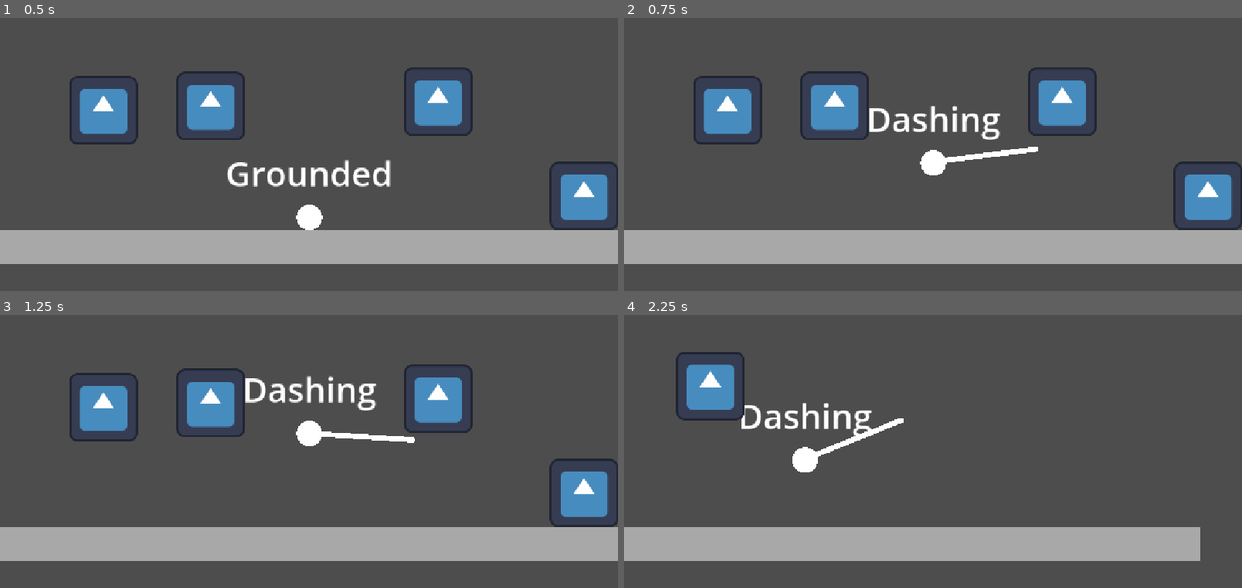
Above: before the commit, frames 1-4 (two rows, left to right).
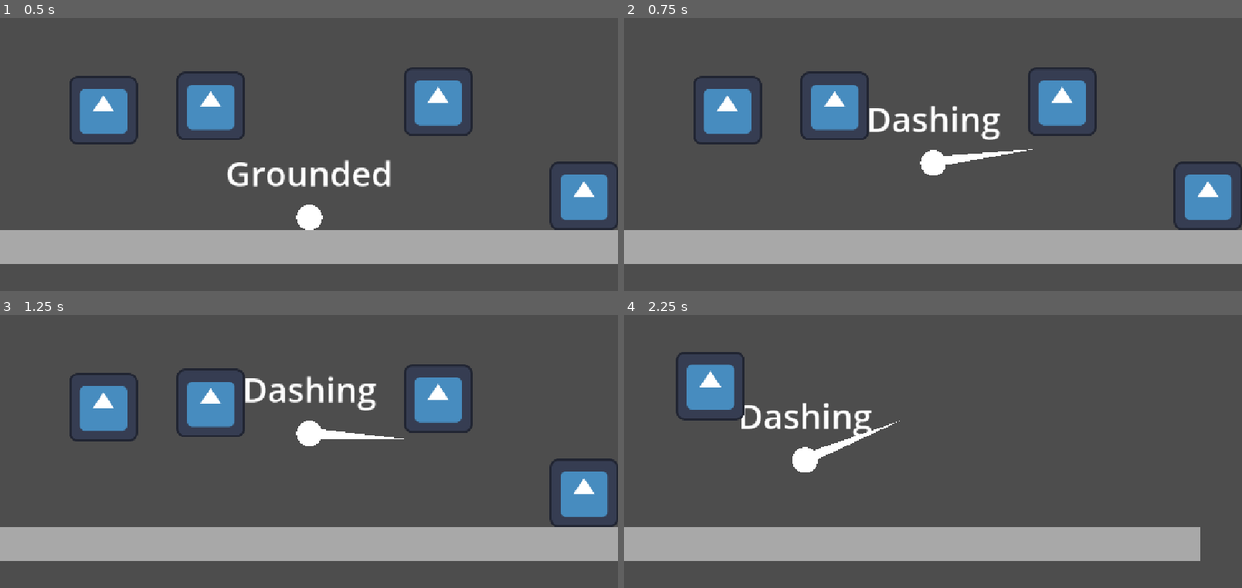
Above: after the commit, the same moments.

Repository: cookie1170/juice-test
Game: Godot game, scene res://levels/main.tscn
Two runs of this game, one before a commit and one after it. Both use one fixed random seed, a clock stepped at 60 frames per second and the inputs below. The engine's default icon, where the game draws it, is replaced by a stand-in: a white triangle on a blue panel in a dark square.
Inputs (mouse positions are in pixels of both pictures, inside the frame that each line leads up to):
- Up to frame 1 (0.5 s): no input
- Up to frame 2 (0.75 s): tap Enter (ui_accept) at 0.5 s; move the mouse to (1068, 143) at 0.52 s; press the mouse at (1068, 143) at 0.53 s; hold D (right) from 0.53 s (still down)
- Up to frame 3 (1.25 s): keep holding D (right); tap Enter (ui_accept) at 0.77 s
- Up to frame 4 (2.25 s): release D (right) at 1.25 s; release the mouse at (1068, 440) at 1.25 s; drag from (809, 476) to (933, 432) at 1.27 s; move the mouse to (994, 383) at 2.02 s; press the mouse at (994, 383) at 2.03 s; hold D (right) from 2.03 s (still down)

Frame 1 is identical in both runs. In frame 2, 0.1% of the frame differs, in the area x 51-67%, y 47-54%; in frame 3, 0.2%, in the area x 52-68%, y 41-47%; in frame 4, 0.1%.

Commit message:
made it so that the player only attacks after a dash for a second  and made the dash indicator look less awful

Diff:
--- a/common/hitbox.gd
+++ b/common/hitbox.gd
@@ -19,7 +19,9 @@
 
 
 func _physics_process(_delta: float) -> void:
+	if not monitoring:
+		return
 	if has_overlapping_areas():
 		for area: Hurtbox in get_overlapping_areas():
-			if owner.has_method("on_hit"):
+			if owner.has_method("on_hit") and area.i_frame_timer.is_stopped():
 				owner.on_hit(area)
--- a/player/dashing.gd
+++ b/player/dashing.gd
@@ -7,6 +7,7 @@
 var vel_tween: Tween
 var time_tween: Tween
 var has_pressed: bool = false
+var points: PackedVector2Array
 
 func enter(_previous_state: State = null) -> void:
 	super()
@@ -41,6 +42,8 @@
 func dash() -> void:
 	dash_indicator.hide()
 	has_pressed = true
+	owner.dash_attack_timer.start()
+	owner.hurtbox.i_frame_timer.start(1.0)
 	if time_tween:
 		time_tween.kill()
 	time_tween = get_tree().create_tween()
--- a/player/player.tscn
+++ b/player/player.tscn
@@ -16,13 +16,17 @@
 [sub_resource type="CircleShape2D" id="CircleShape2D_sh265"]
 radius = 24.0
 
+[sub_resource type="Curve" id="Curve_8t03j"]
+_data = [Vector2(0, 1), 0.0, 0.0, 0, 0, Vector2(0.75, 1), 0.0, 0.0, 0, 0, Vector2(1, 0), 0.0, 0.0, 0, 0]
+point_count = 3
+
 [sub_resource type="CircleShape2D" id="CircleShape2D_8t03j"]
 radius = 40.7922
 
 [sub_resource type="CircleShape2D" id="CircleShape2D_rgyib"]
 radius = 16.0
 
-[node name="Player" type="CharacterBody2D" node_paths=PackedStringArray("hang_timer", "offset_timer", "mesh", "state_machine", "bouncing_state", "falling_state", "dashing_state", "grounded_state")]
+[node name="Player" type="CharacterBody2D" node_paths=PackedStringArray("hang_timer", "offset_timer", "dash_attack_timer", "mesh", "dash_hitbox", "hurtbox", "state_machine", "bouncing_state", "falling_state", "dashing_state", "grounded_state")]
 physics_interpolation_mode = 1
 script = ExtResource("1_4flbx")
 peak_time = 0.45
@@ -35,7 +39,10 @@
 air_decel_mult = 0.25
 hang_timer = NodePath("HangTimer")
 offset_timer = NodePath("OffsetTimer")
+dash_attack_timer = NodePath("DashAttackTimer")
 mesh = NodePath("Mesh")
+dash_hitbox = NodePath("DashHitbox")
+hurtbox = NodePath("Hurtbox")
 state_machine = NodePath("StateMachine")
 bouncing_state = NodePath("StateMachine/Bouncing")
 falling_state = NodePath("StateMachine/Falling")
@@ -69,7 +76,10 @@
 [node name="DashDirIndicator" type="Line2D" parent="." node_paths=PackedStringArray("mesh")]
 visible = false
 top_level = true
+z_index = -1
 points = PackedVector2Array(0, 0, 0, 0)
+width = 20.0
+width_curve = SubResource("Curve_8t03j")
 joint_mode = 2
 begin_cap_mode = 2
 end_cap_mode = 2
@@ -118,6 +128,7 @@
 horizontal_alignment = 1
 script = ExtResource("7_boad6")
 state_machine = NodePath("../StateMachine")
+metadata/_edit_lock_ = true
 
 [node name="DashHitbox" type="Area2D" parent="."]
 script = ExtResource("8_hg6s5")
--- a/player/player_common.gd
+++ b/player/player_common.gd
@@ -29,7 +29,10 @@
 @export_group("Nodes")
 @export var hang_timer: Timer
 @export var offset_timer: Timer
+@export var dash_attack_timer: Timer
 @export var mesh: MeshInstance2D
+@export var dash_hitbox: Hitbox
+@export var hurtbox: Hurtbox
 @export var state_machine: StateMachine
 @export var bouncing_state: State
 @export var falling_state: State
@@ -75,6 +78,7 @@
 func _physics_process(delta: float) -> void:
 	handle_movement(delta)
 	handle_cam_offset()
+	handle_dash_attack()
 	move_and_slide()
 
 
@@ -114,6 +118,11 @@
 	phantom_camera.get_follow_offset(), final_offset, offset_time)
 
 
+func handle_dash_attack() -> void:
+	dash_hitbox.monitorable = not dash_attack_timer.is_stopped()
+	dash_hitbox.monitoring = not dash_attack_timer.is_stopped()
+
+
 func get_hit(_hitbox: Hitbox) -> void:
 	pass
 
Not shown: 1 places in player/player.tscn that only renumber resources
